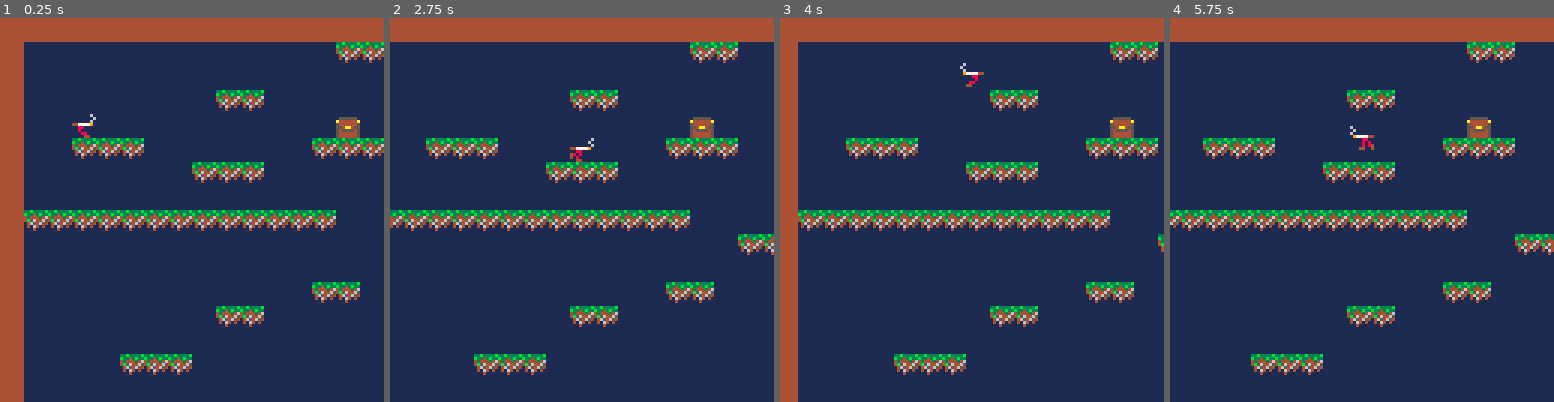
Above: before the commit, frames 1-4 (left to right).
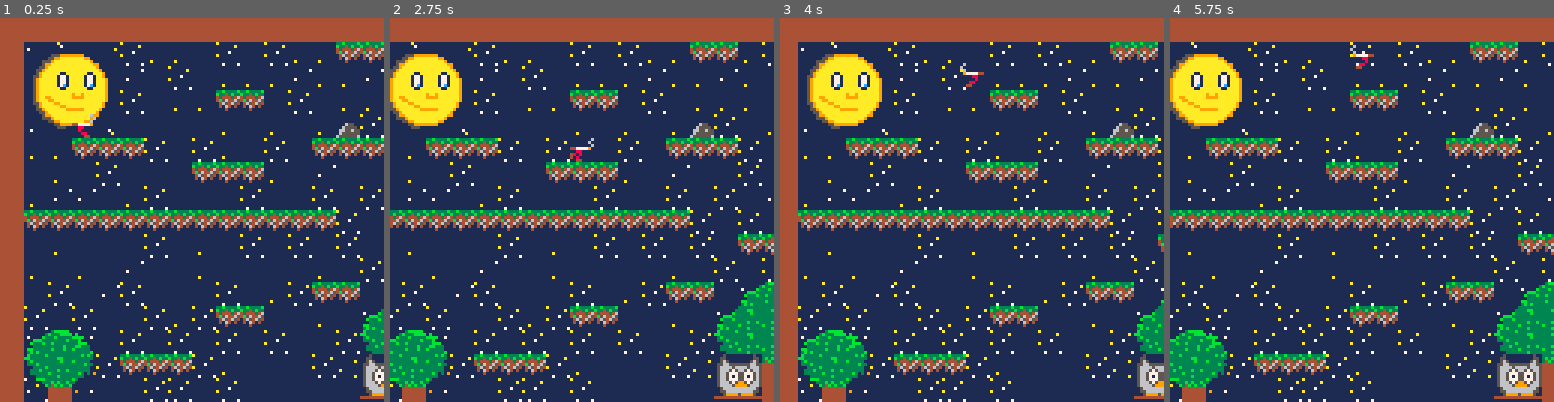
Above: after the commit, the same moments.

Repository: adatechschool/projet-collectif---pico-8-myriam-nathan-paula
Game: PICO-8 cartridge clope_wip.p8
Same seed, same stepped clock (60 frames per second), same inputs: the game is played once before the commit and once after it.
Inputs:
- Up to frame 1 (0.25 s): no input
- Up to frame 2 (2.75 s): tap O (Z key) at 0.7, 1.7, 2.1, 2.5 s; hold Right 1.6-2.1 s; hold Right from 2.47 s (still down)
- Up to frame 3 (4 s): tap O (Z key) at 2.9, 3.3, 3.7 s; release Right at 3.03 s; hold Left 3.08-3.58 s
- Up to frame 4 (5.75 s): hold Right 4.02-4.68 s; tap O (Z key) every 0.4 s from 4.1 to 5.7 s; hold Left 5.08-5.68 s

The runs differ from the first frame. In frame 1, 8.3% of the frame differs, in the area x 6-100%, y 6-100%; in frame 2, 11%; in frame 3, 8.7%; in frame 4, 20%, in the area x 0-100%, y 6-100%.

Commit message:
update level 1

Diff:
--- a/clope_wip.p8
+++ b/clope_wip.p8
@@ -356,22 +356,22 @@
 0400000000000000000000000000000000000000000000000000000000000000000000000000000000000000000000000000000000000000000000000000000000000000000000000000000000000000000000000000000000000000000000000000000000000000000000000000000000000000000000000000000000000000
 __map__
 1313131313131313131313131313131313131313131313131313131313131313131313131313131313131313131313131313131313131314141414141414141414141414141414141414141414141414141414141414141414141414141414141414141414141414141414141414151515151515151515151515151515151515
-1311111111111111111133111111313111111111111111111111331111111111113311111111111111111133111111313111111111111314242424242424242424242424242424242424242424242424242424242424242424242424242424242424242424242424242424242414150000000000000000000000000000000015
-1311113311113311331111111133111111111133111111111111111132111111111111111111113311331111111133111111111133111314242424242424242424242424242424242424242424242424242424242424242424242424242424242424242424242424242424242414150000000000000000000000000000000015
-1311111111111111113131331111113311111111113311111111113131311111113311111111331111113131331111113311111111111314242424242424242424242424242424242424242424242424242424242424242424242424242424242424242424242424242424242414150000000000000000000000000000000015
-1311331111111111111111111111321111111111111111111111111111111111111111331111111111111111111111111111111111111314242424242424242424242424242424242424242424242424242424242424242424242424242424242424242424242424242424242414150000000000000000000000000000000015
-1311113131311133111133111131313111111111111111313111111111331111111111113131311133111133111131313111111111111314242424242424242424242424242424242424242424242424242424242424242424242424242424242424242424242424242424242414150000000000000000000000000000000015
-1333111111331111313131113311111111111133111111111111111111111111111133111111331111313131113311111111111133111314242424242424242424242424242424242424242424242424242424242424242424242424242424242424242424242424242424242414150000000000000000000000000000000015
-1311111133111111111111111111331111111111111111111111113131111111111111111133111111111111111111331111111111111314242424242424242424242424242424242424242424242424242424242424242424242424242424242424242424242424242424242414150000000000000000000000000000000015
-1331313131313131313131313131111111111111111133111111111111111111113131313131313131313131313131111111111111111314242424242424242424242424242424242424242424242424242424242424242424242424242424242424242424242424242424242414150000000000000000000000000000000015
-1311111133111111111111111111111131313111111111111111111111111111111111111133111111111111111111111131313111111314242424242424242424242424242424242424242424242424242424242424242424242424242424242424242424242424242424242414150000000000000000000000000000000015
-1311111111111111111111111111111111111111111111113131111111111111111111111111111111111111111111111111111111111314242424242424242424242424242424242424242424242424242424242424242424242424242424242424242424242424242424242414150000000000000000000000000000000015
-1311111111111111111111111131311111111111111111111111111111111111111111111111111111111111111131311111111111111314242424242424242424242424242424242424242424242424242424242424242424242424242424242424242424242424242424242414150000000000000000000000000000000015
-1311331111111111113131111111111111113311111111111111113131111111111111331111111111113131111111111111113311111314242424242424242424242424242424242424242424242424242424242424242424242424242424242424242424242424242424242414150000000000000000000000000000000015
-1311111111111111111111111111111111111111111111111111111111111111111111111111111111111111111111111111111111111314242424242424242424242424242424242424242424242424242424242424242424242424242424242424242424242424242424242414150000000000000000000000000000000015
-1311111111313131111111111111111111111111111131311111111133111111111111111111313131111111111111111111111111111314242424242424242424242424242424242424242424242424242424242424242424242424242424242424242424242424242424242414150000000000000000000000000000000015
-1311111111111111111133111111331111111111111111111111111111111111111111111111111111111133111111331111111111111124242424242424242424242424242424242424242424242424242424242424242424242424242424242424242424242424242424242424000000000000000000000000000000000015
-1311111111111111111111111111111111111111111111111111111111111111113311111111111111111111111111111111111111111124242424242424242424242424242424242424242424242424242424242424242424242424242424242424242424242424242424242424000000000000000000000000000000000015
+130a0b0c0d111212331133111212313112112111213311211121333333331133113333113333331133113333331111332212333321211314242424242424242424242424242424242424242424242424242424242424242424242424242424242424242424242424242424242414150000000000000000000000000000000015
+131a1b1c1d213311331212122112122112332133111112333321111135113333331133113311123322221111111233111233111233211314242424242424242424242424242424242424242424242424242424242424242424242424242424242424242424242424242424242414150000000000000000000000000000000015
+132a2b2c2d113312123131331133121212332233333321111211333131311133113311223333331211333131331133123312122211111314242424242424242424242424242424242424242424242424242424242424242424242424242424242424242424242424242424242414150000000000000000000000000000000015
+133a3b3c3d333333331233123312351133123321333321113511333333331133331233333311113322331211332212121211223322331314242424242424242424242424242424242424242424242424242424242424242424242424242424242424242424242424242424242414150000000000000000000000000000000015
+1312123131311133111233113331313111333333213333313111333311123322333311113131311133221133123331313111331122211314242424242424242424242424242424242424242424242424242424242424242424242424242424242424242424242424242424242414150000000000000000000000000000000015
+1333123311333333313131123321333311332221332133113333111133331133111133331133331211313131113333113311121233331314242424242424242424242424242424242424242424242424242424242424242424242424242424242424242424242424242424242414150000000000000000000000000000000015
+1312212133121133333311333311331133213321123311331111113131113311333335113333111133331111332221333322211121221314242424242424242424242424242424242424242424242424242424242424242424242424242424242424242424242424242424242414150000000000000000000000000000000015
+1331313131313131313131313131113311331111332133113311331133331133113131313131313131313131313131111111353311331314242424242424242424242424242424242424242424242424242424242424242424242424242424242424242424242424242424242414150000000000000000000000000000000015
+1333123333331133123311331133113331313111331133333311113333113322111133111116171811123333113311113331313111111314242424242424242424242424242424242424242424242424242424242424242424242424242424242424242424242424242424242414150000000000000000000000000000000015
+1312331233213333123333333312331133113311332233113131112211331133333311331126272833121233331135111133211133221314242424242424242424242424242424242424242424242424242424242424242424242424242424242424242424242424242424242414150000000000000000000000000000000015
+1333113321113333331133121131313316171718331133331133113511331133121133333336373833331212331131311111331111111314242424242424242424242424242424242424242424242424242424242424242424242424242424242424242424242424242424242414150000000000000000000000000000000015
+1311331133331112113131333312331627272727182133113311113131333333333311332211343333113131113321213333333311331314242424242424242424242424242424242424242424242424242424242424242424242424242424242424242424242424242424242414150000000000000000000000000000000015
+1316171833113311331133113333112627272727282133111133113311331211331133333333341135113333211133332133221233211314242424242424242424242424242424242424242424242424242424242424242424242424242424242424242424242424242424242414150000000000000000000000000000000015
+1326272811313131111233333311220e0f373738331131311133331133113322333312113311313131112211333311331233331133211314242424242424242424242424242424242424242424242424242424242424242424242424242424242424242424242424242424242414150000000000000000000000000000000015
+1336373833331111331133333333331e1f343433333333333321223333333333333333333333333311333333333333332133332133222124242424242424242424242424242424242424242424242424242424242424242424242424242424242424242424242424242424242424000000000000000000000000000000000015
+1333341133113312331111113333113311343411331135113333113333111133113311331133111133113311331122113321113321112224242424242424242424242424242424242424242424242424242424242424242424242424242424242424242424242424242424242424000000000000000000000000000000000015
 3030303030303030303030303030303030303030303030303030303030303030303030303030303030303030303030303030303030303014141414141414141414141414141414141414141414141414141414141414141414141414141414141414141414141414141414141414151515151515151515151515151515151515
 
 
Not shown, changed: 32 lines of the sprite sheet (__gfx__) section of clope_wip.p8
